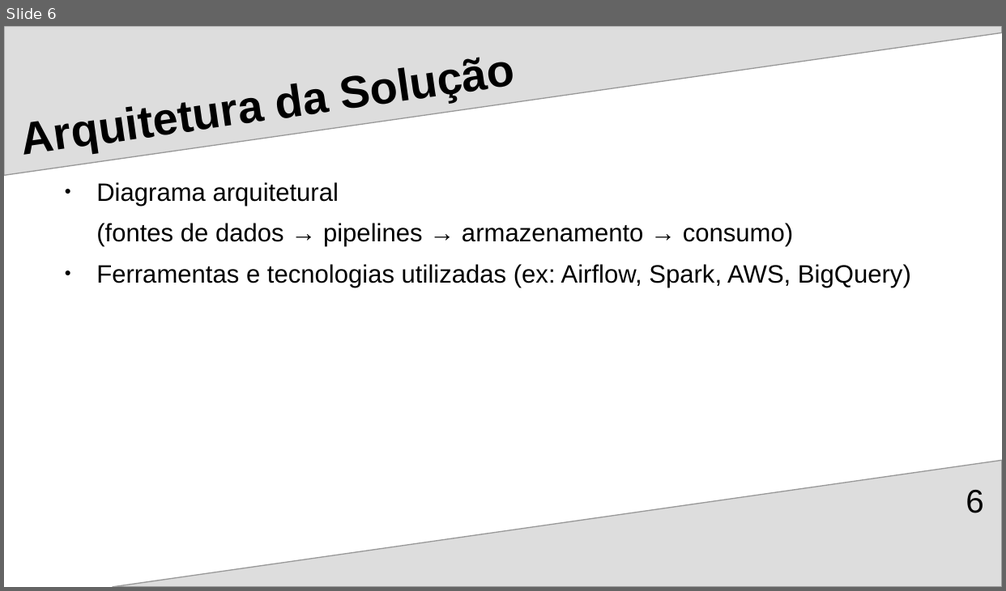
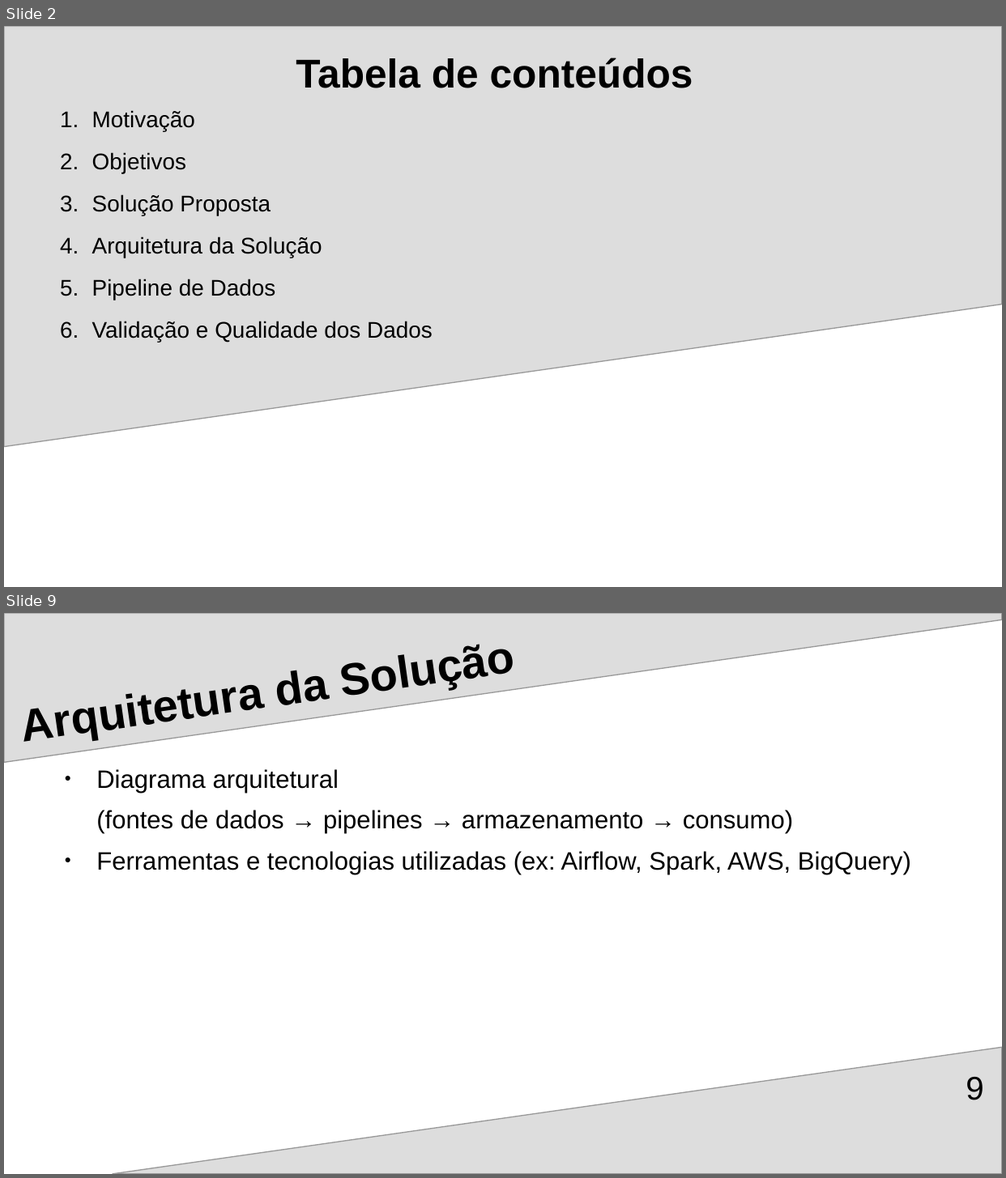
Before and after one commit to Ricardo-Santo/EDIT_DE_Applied_Project, a slide deck: RegTech/docs/DE_Project_Presentation_2025.odp. Shown one above the other, each under a label of ours: slide 6 before the commit, slides 2 and 9 after it; the slides between them are not shown. The pictures are 1006x591 and 1006x1178 pixels, drawn with LibreOffice and Linux fonts; fonts in the diff are those of the drawing. Boxes give left, top, right and bottom in pixels: in the first picture for what was removed or moved away, otherwise in the second. Text is boxed around its words. In the diff, an @@ line names an element or a change of style, - is before the commit and + after.

```diff
--- a/RegTech/docs/DE_Project_Presentation_2025.odp
+++ b/RegTech/docs/DE_Project_Presentation_2025.odp
@@ slide 2 added at box(4, 26, 1002, 587), background #FFFFFF @@
@@ freeform shape added at box(4, 26, 1002, 447), fill #DDDDDD, outline #999999 0.85 pt @@
@@ title added at box(296, 58, 693, 88), 32 pt, text #000000, bold @@
+Tabela de conteúdos
@@ text added at box(92, 110, 432, 342), 18 pt, text #000000 @@
+1. Motivação
+2. Objetivos
+3. Solução Proposta
+4. Arquitetura da Solução
+5. Pipeline de Dados
+6. Validação e Qualidade dos Dados
@@ what was slide 6 is now slide 9 @@
@@ page number at box(965, 1077, 983, 1101): text changed @@
-6
+9
```
Also in this commit, not shown: 3 slides changed, 3 other slides added, 1 slide removed.
